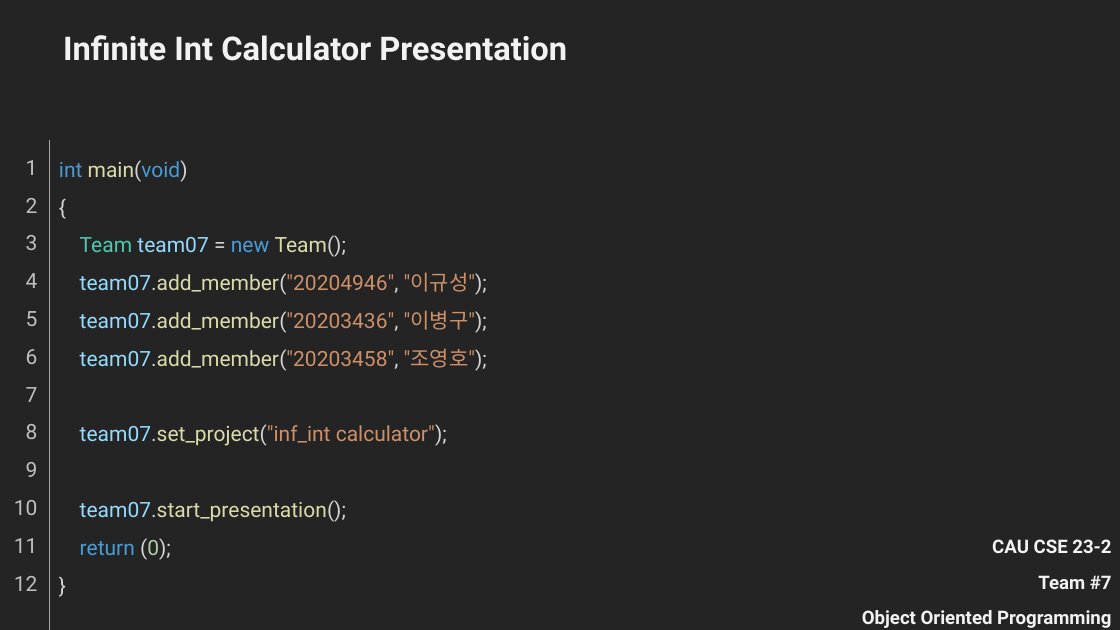
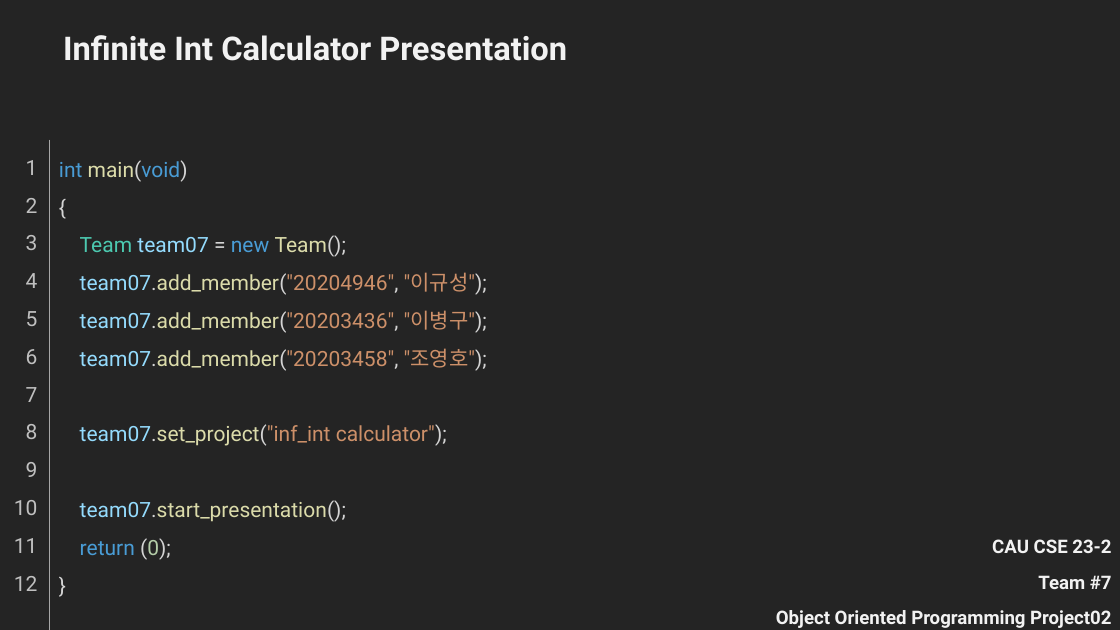
Before and after one commit to Tastypotato245/OOP_Project02, a slide deck: slide 1 of OOP_Project02_Team07.pptx. Drawn at 1120x630 pixels with LibreOffice and Linux fonts; fonts in the diff are those of the drawing. Boxes give left, top, right and bottom in pixels: in the first picture for what was removed or moved away, otherwise in the second. Text is boxed around its words. In the diff, an @@ line names an element or a change of style, - is before the commit and + after.

```diff
--- a/OOP_Project02_Team07.pptx
+++ b/OOP_Project02_Team07.pptx
@@ text "CAU CSE 23-2" moved from (x1=862, y1=539, x2=1112, y2=628) to (x1=776, y1=539, x2=1112, y2=628) @@
@@ text at (x1=776, y1=610, x2=1111, y2=628): text changed @@
-Object Oriented Programming
+Object Oriented Programming Project02
```
Also in this commit, not shown: 10 slides added, 3 slides removed, 1 other file.
